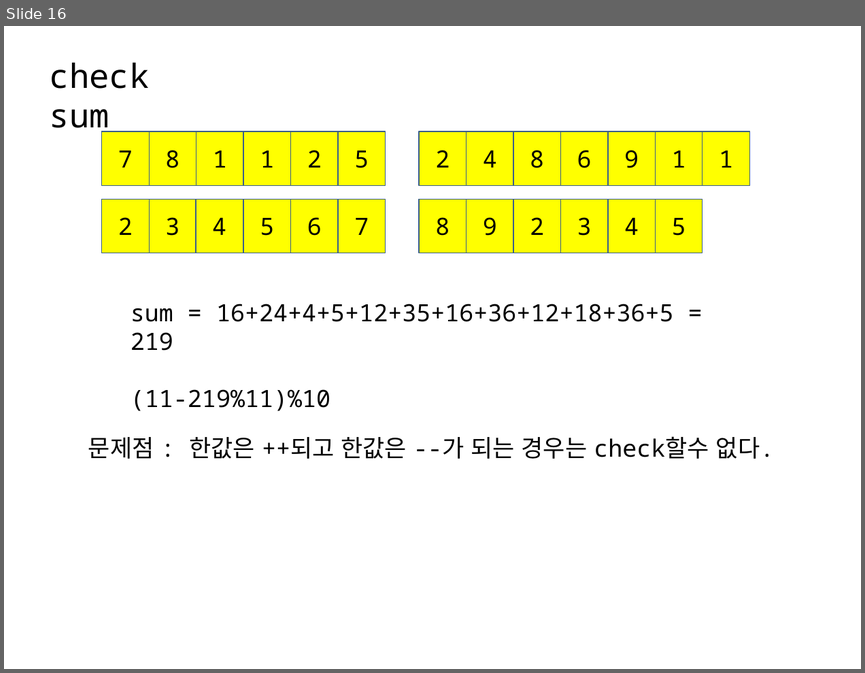
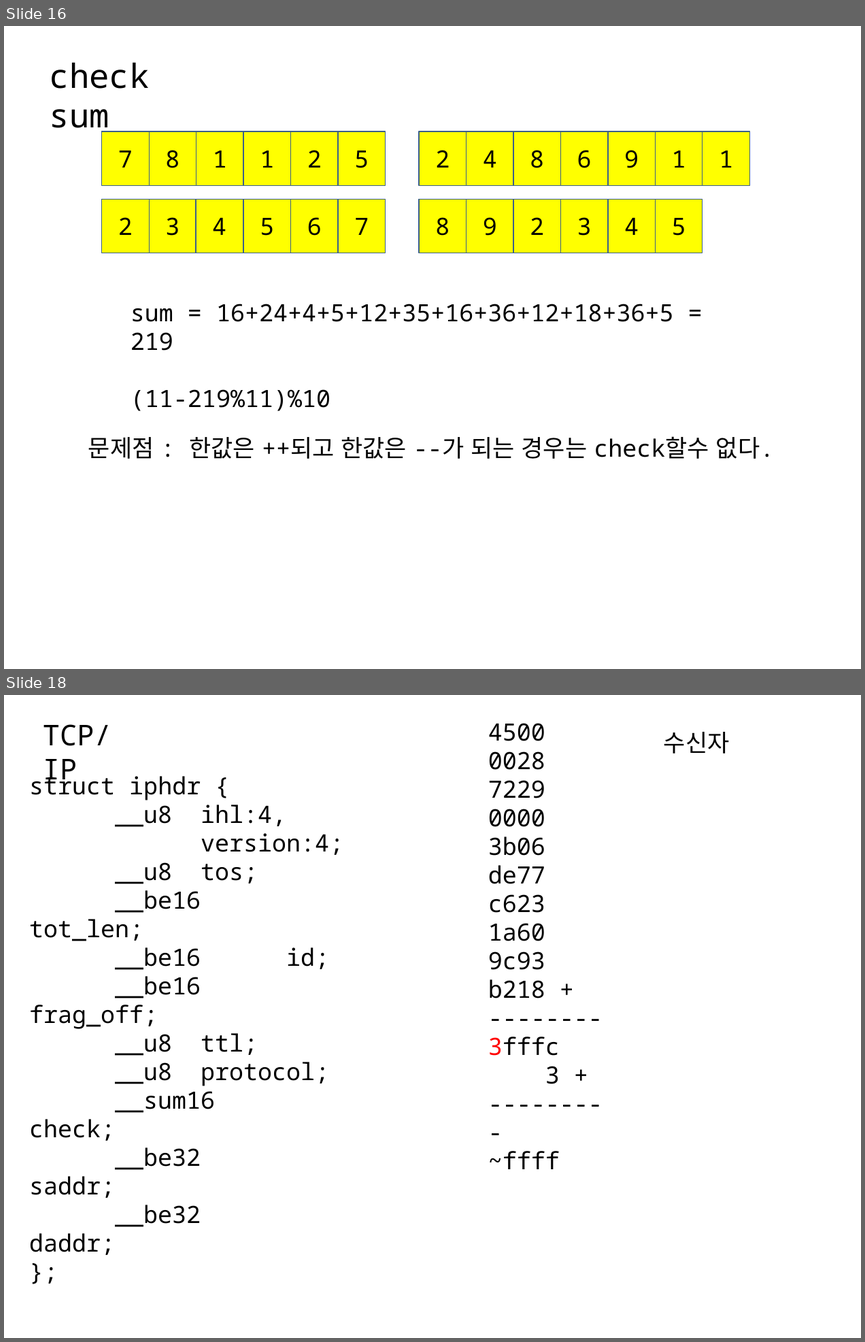
Before and after one commit to chisun-joung/osdsalgo_c, a slide deck: 05_day.pptx. Shown one above the other, each under a label of ours: slide 16 before the commit, slides 16 and 18 after it; the slides between them are not shown. The pictures are 865x673 and 865x1342 pixels, drawn with LibreOffice and Linux fonts; fonts in the diff are those of the drawing. Boxes give left, top, right and bottom in pixels: in the first picture for what was removed or moved away, otherwise in the second. Text is boxed around its words. In the diff, an @@ line names an element or a change of style, - is before the commit and + after.

Commit message:
checksum

```diff
--- a/05_day.pptx
+++ b/05_day.pptx
@@ slide 18 added at <box>4,695,861,1338</box>, background #FFFFFF @@
@@ text added at <box>43,724,111,787</box>, 24 pt, text #000000 @@
+TCP/IP
@@ text added at <box>488,723,560,1169</box>, 20 pt, text #000000 @@
+4500
+0028
+7229
+0000
+3b06
+de77
+c623
+1a60
+9c93
+b218 +
+--------
+3fffc
+3 +
+---------
+~ffff
@@ text added at <box>664,732,730,753</box>, 20 pt, text #000000 @@
+수신자
@@ text added at <box>29,772,343,1255</box>, 20 pt, text #000000 @@
+struct iphdr {
+__u8 ihl:4,
+version:4;
+__u8 tos;
+__be16 tot_len;
+__be16 id;
+__be16 frag_off;
+__u8 ttl;
+__u8 protocol;
+__sum16 check;
+__be32 saddr;
+__be32 daddr;
+};
```
Also in this commit, not shown: 1 slide changed, 1 other file.
